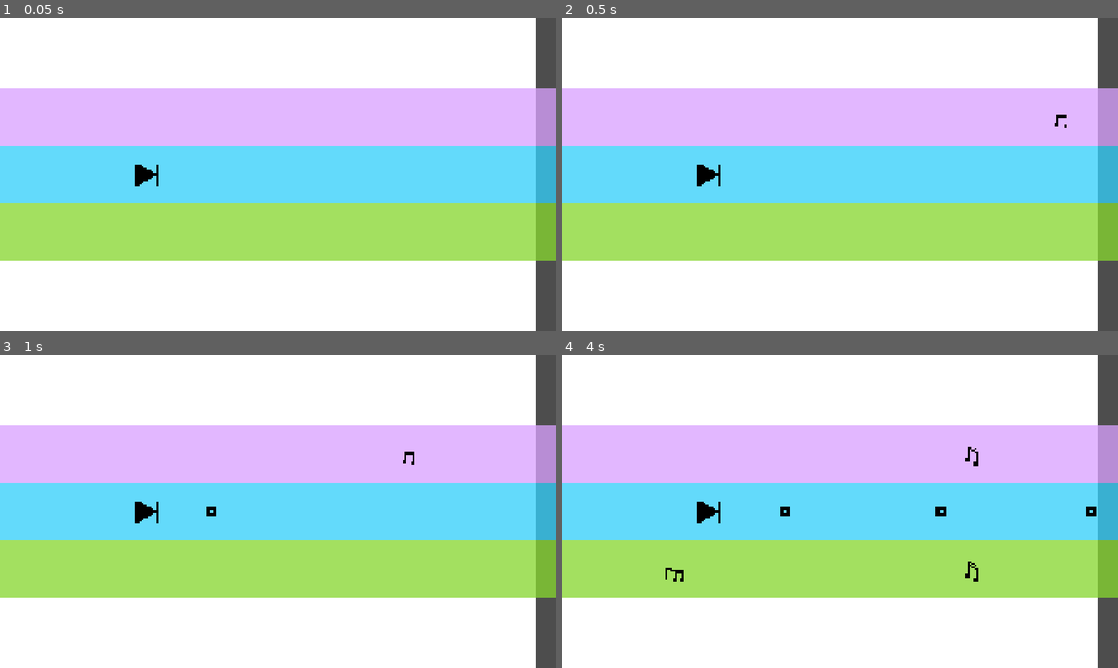
Above: before the commit, frames 1-4 (two rows, left to right).
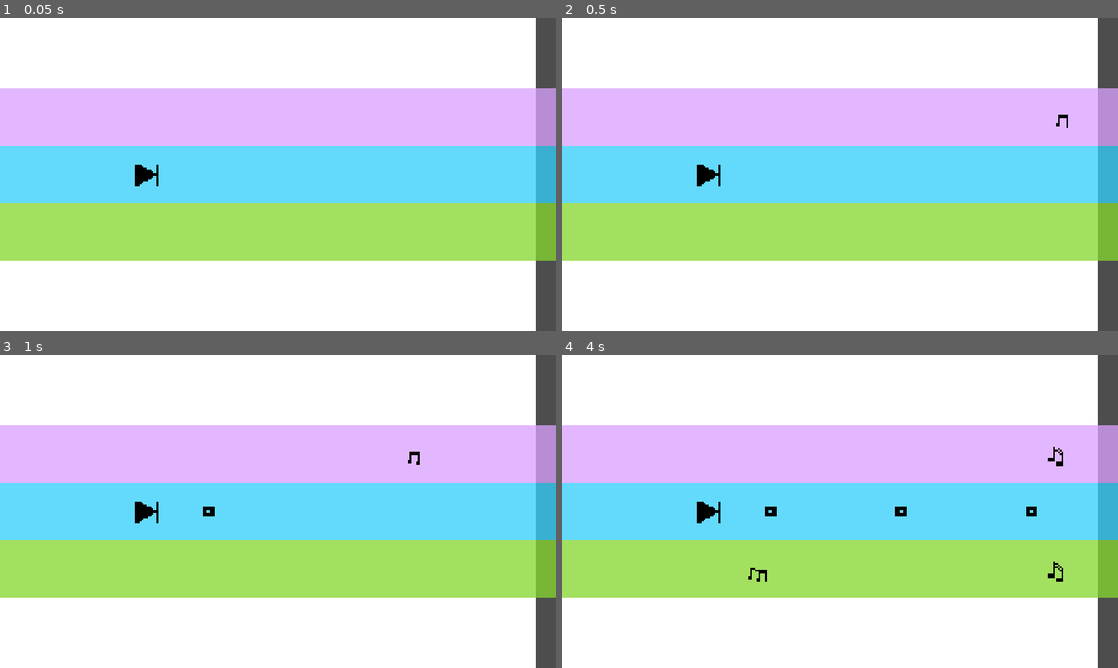
Above: after the commit, the same moments.

Repository: chorwat2137/haven-2026
Game: Godot game, scene res://scenes/main.tscn
Same seed, same stepped clock (60 frames per second), same inputs: the game is played once before the commit and once after it.
Inputs:
- Up to frame 1 (0.05 s): no input
- Up to frame 2 (0.5 s): no input
- Up to frame 3 (1 s): tap Enter (ui_accept) at 0.5, 0.77 s; hold Right (ui_right) from 0.53 s (still down); tap Space (shoot) at 0.6 s
- Up to frame 4 (4 s): tap Space (shoot) every 0.75 s from 1.35 to 3.6 s; tap Enter (ui_accept) at 1.52, 3.02, 3.77 s; release Right (ui_right) at 2.03 s; hold Left (ui_left) 2.03-2.78 s; hold Right (ui_right) from 2.78 s (still down)

Frame 1 is identical in both runs. In frame 2, less than 0.1% of the frame differs, in the area x 88-91%, y 30-36%; in frame 3, 0.1%; in frame 4, 0.7%, in the area x 18-97%, y 29-73%.

Commit message:
Automatic sync

Diff:
--- a/scripts/main.gd
+++ b/scripts/main.gd
@@ -48,13 +48,12 @@
 
 # Called every frame. 'delta' is the elapsed time since the previous frame.
 func _process(delta: float) -> void:
-	if speed < MAX_SPEED:
-		speed += 0.01
-		cur_speed = speed
+	if cur_speed < MAX_SPEED:
+		cur_speed += 0.01
 	score += speed
 	$Player.position.x += speed * delta * 60
 	#$Spectrum.position.x = $Player.position.x - screen_size.x /2
-	$Linia.position.x = $Player.position.x - screen_size.x /2
+	$Linia.position.x = $Player.position.x - screen_size.x
 	#$Spectrum.position.y = $Player.position.y - screen_size.y /2
 	generate_obs()
 
@@ -112,6 +111,6 @@
 
 	music.stop_rewind()
 
-	speed = cur_speed
+	speed = START_SPEED
 	$Player/Sprite2D.texture = load("res://gfx/player_forward.png")
 	is_rewinding = false
